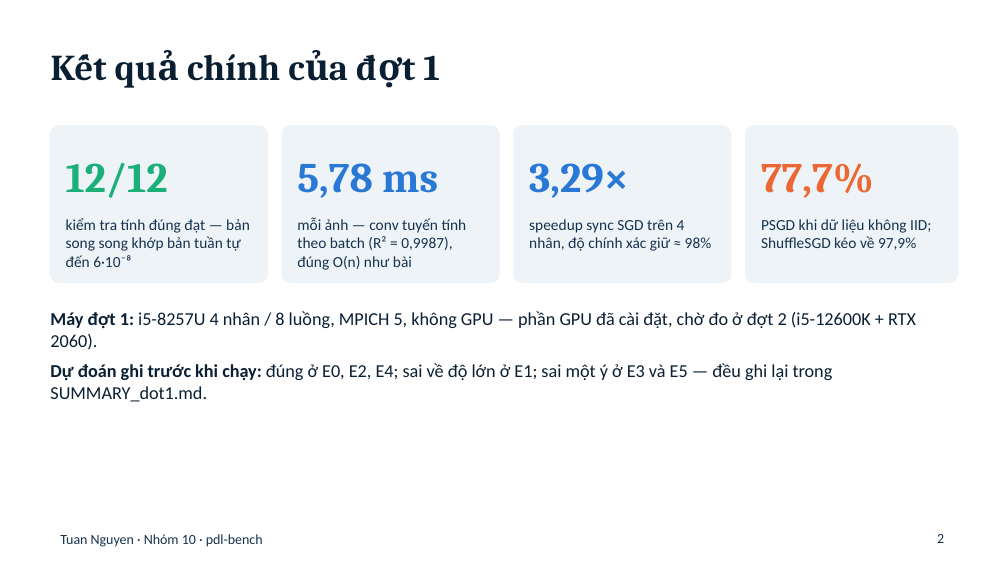
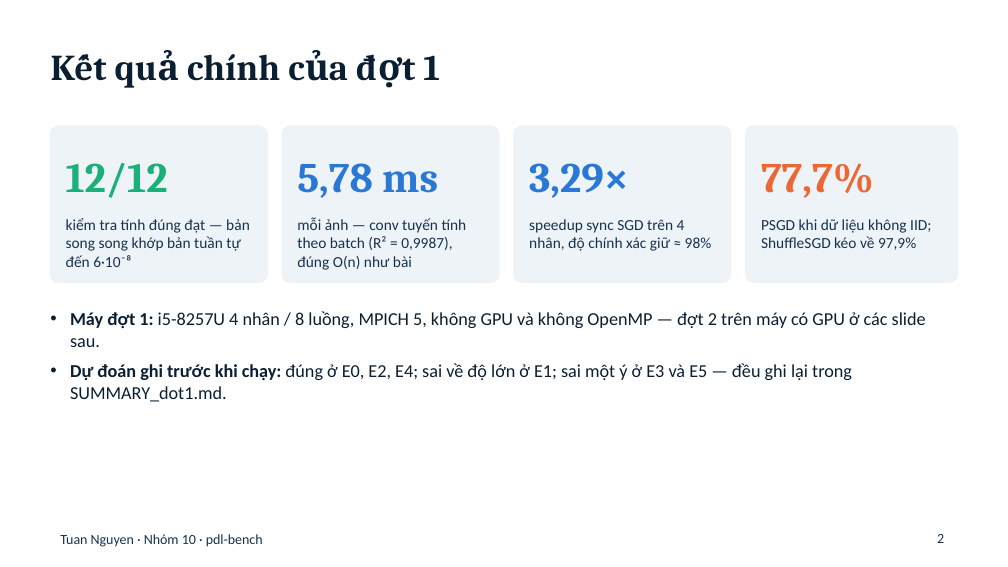
Before and after one commit to ducthinhh1002/High-Performance-Computing, a slide deck: slide 2 of tuannn/slides/tuannn-pdl-bench.pptx. Drawn at 1008x567 pixels with LibreOffice and Linux fonts; fonts in the diff are those of the drawing. Boxes give left, top, right and bottom in pixels: in the first picture for what was removed or moved away, otherwise in the second. Text is boxed around its words. In the diff, an @@ line names an element or a change of style, - is before the commit and + after.

```diff
--- a/tuannn/slides/tuannn-pdl-bench.pptx
+++ b/tuannn/slides/tuannn-pdl-bench.pptx
@@ text at (70,311,926,347): text changed @@
-• Máy đợt 1: i5-8257U 4 nhân / 8 luồng, MPICH 5, không GPU — phần GPU đã cài đặt, chờ đo ở đợt 2 (i5-12600K + RTX 2060).
+• Máy đợt 1: i5-8257U 4 nhân / 8 luồng, MPICH 5, không GPU và không OpenMP — đợt 2 trên máy có GPU ở các slide sau.
```
Also in this commit, not shown: 10 other slides changed, 9 slides added.
